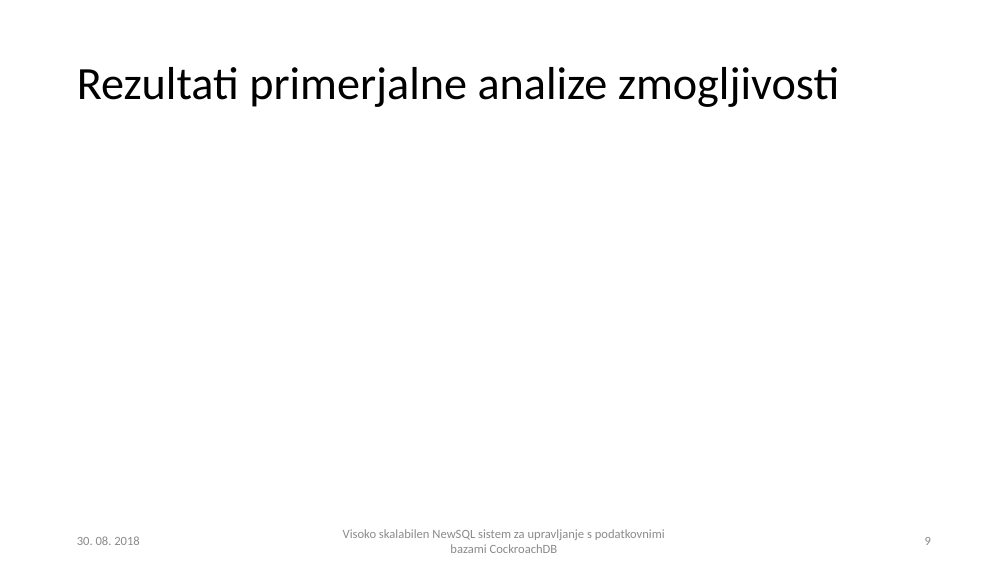
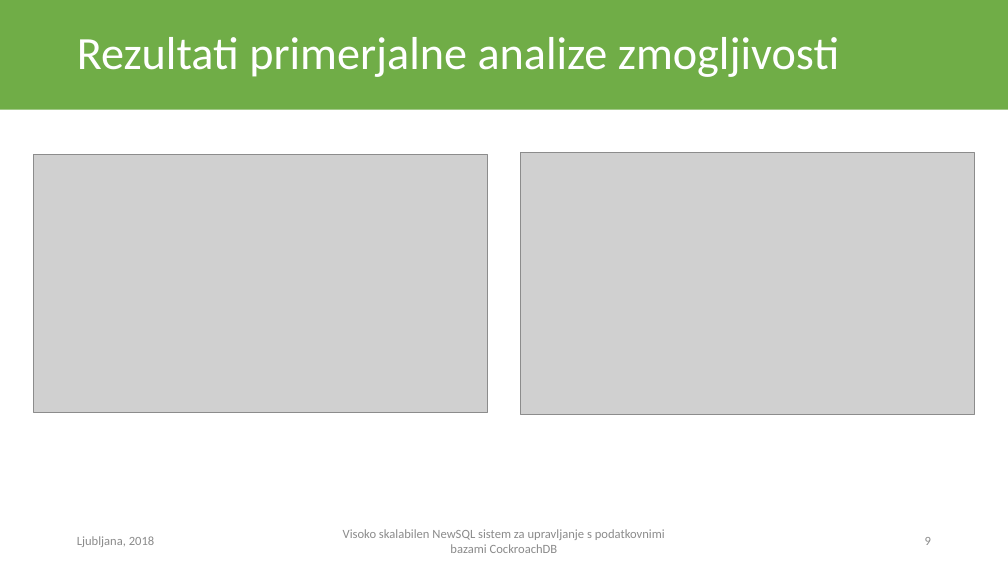
Before and after one commit to arruw/diploma-latex, a slide deck: slide 9 of resources/presentation.pptx. Drawn at 1008x567 pixels with LibreOffice and Linux fonts; fonts in the diff are those of the drawing; grey boxes stand for pictures. Boxes give left, top, right and bottom in pixels: in the first picture for what was removed or moved away, otherwise in the second. Text is boxed around its words. In the diff, an @@ line names an element or a change of style, - is before the commit and + after.

```diff
--- a/resources/presentation.pptx
+++ b/resources/presentation.pptx
@@ rectangle added at (0,0,1008,110), fill #70AD47 @@
@@ title "Rezultati primerjalne analize zmogljivosti": place and size @@
-title "Rezultati primerjalne analize zmogljivosti" at (77,67,839,107)
+title "Rezultati primerjalne analize zmogljivosti" at (77,37,839,77)
@@ title "Rezultati primerjalne analize zmogljivosti" at (77,37,839,77): text colour #000000 to #FFFFFF @@
@@ picture added at (33,154,487,412) @@
@@ picture added at (521,153,975,414) @@
@@ text at (77,536,155,547): text changed @@
-30. 08. 2018
+Ljubljana, 2018
```
Also in this commit, not shown: 11 other slides changed, 3 slides added, 7 other files.
